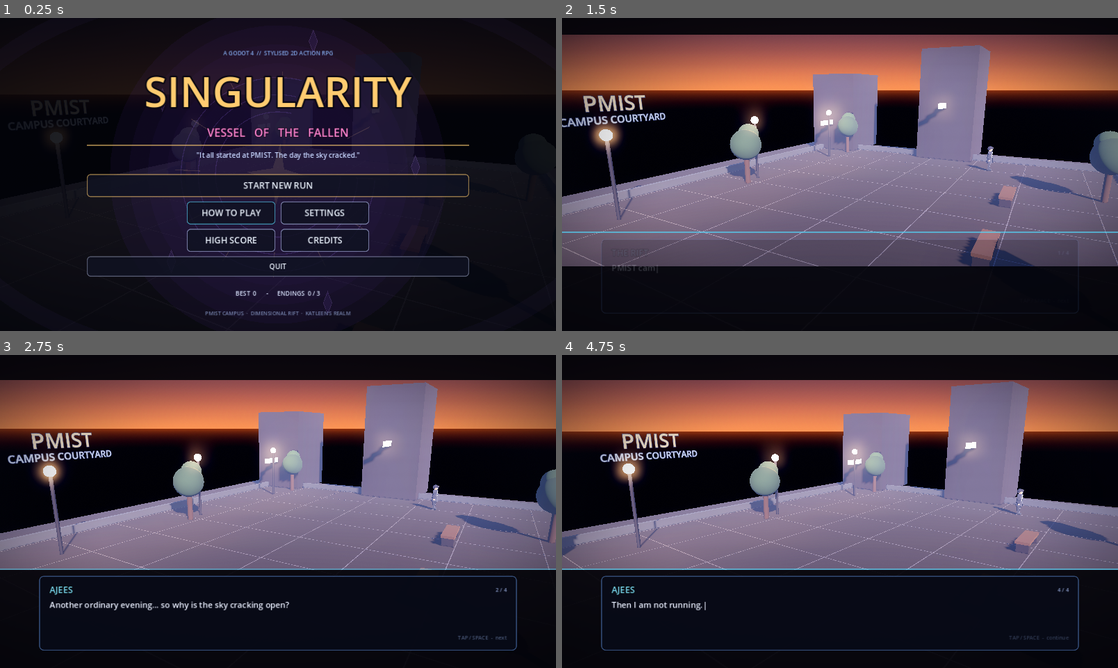
Above: before the commit, frames 1-4 (two rows, left to right).
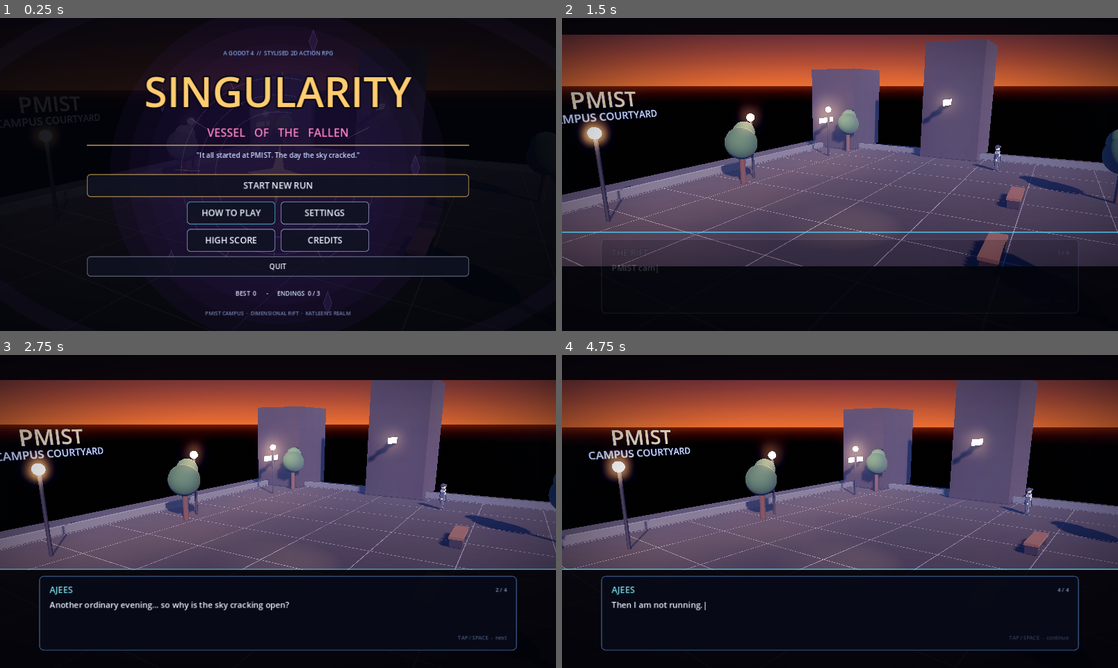
Above: after the commit, the same moments.

Repository: abdulkather82821-shadow/Singularity-Mobile-game
Game: Godot game, scene res://res/scenes/main.tscn
Same seed, same stepped clock (60 frames per second), same inputs: the game is played once before the commit and once after it. Sound files missing from this copy of the repository are replaced by a short silence.
Inputs (mouse positions are in pixels of both pictures, inside the frame that each line leads up to):
- Up to frame 1 (0.25 s): no input
- Up to frame 2 (1.5 s): click "START NEW RUN" at 0.5 s; click "BEGIN" at 1.25 s
- Up to frame 3 (2.75 s): tap Enter at 2 s; move the mouse to (400, 495) at 2.02 s; hold D (move_right) from 2.03 s (still down); hold J (attack) from 2.03 s (still down); click (400, 495) at 2.17 s; tap Space (jump) at 2.27 s
- Up to frame 4 (4.75 s): release D (move_right) at 2.75 s; release J (attack) at 2.75 s; drag from (728, 527) to (812, 574) at 2.77 s; move the mouse to (895, 442) at 3.52 s; hold D (move_right) 3.53-4.25 s; hold H (heal) 3.53-4.25 s; drag from (812, 574) to (673, 464) at 4.27 s

The runs differ from the first frame. In frame 1, 0.1% of the frame differs, in the area x 7-20%, y 27-40%; in frame 2, 52%, in the area x 0-100%, y 6-80%; in frame 3, 42%; in frame 4, 42%.

Commit message:
feat(look): hero light, stronger rim, shoulder/collar detail, tighter frame
Co-authored-by: arena-agent <297053741+arena-agent@users.noreply.github.com>

Diff:
--- a/res/scripts/entities/player.gd
+++ b/res/scripts/entities/player.gd
@@ -76,7 +76,7 @@
 		"hair": Color(0.09, 0.08, 0.13),
 		"coat": class_data.get("coat", Color(0.14, 0.16, 0.26)),
 		"trim": class_data.get("trim", Color(0.42, 0.62, 0.92)),
-		"shirt": Color(0.94, 0.96, 1.0),
+		"shirt": Color(0.78, 0.83, 0.96),
 		"pants": Color(0.12, 0.13, 0.2),
 		"eye": class_data.get("color", Color(0.42, 0.86, 1.0)),
 		"core": class_data.get("color", Color(0.42, 0.86, 1.0)),
--- a/res/scripts/game_config.gd
+++ b/res/scripts/game_config.gd
@@ -219,9 +219,9 @@
 const ARENA_HALF_Z: float = 13.0
 const GROUND_Y: float = 0.0
 
-const CAMERA_OFFSET: Vector3 = Vector3(0.0, 3.4, 9.2)
+const CAMERA_OFFSET: Vector3 = Vector3(0.0, 3.1, 8.4)
 const CAMERA_LOOK_HEIGHT: float = 1.5
-const CAMERA_FOV: float = 48.0
+const CAMERA_FOV: float = 46.0
 const CAMERA_FOLLOW: float = 5.2
 
 const PLAYER_SPEED_3D: float = 6.6
--- a/res/scripts/world/arena.gd
+++ b/res/scripts/world/arena.gd
@@ -185,10 +185,10 @@
 
 # ------------------------------------------------------------------ stage 1
 func _build_campus() -> void:
-	_ground_plane(Vector3(48.0, 0.0, 34.0), Color(0.105, 0.1, 0.115), 0.96)
+	_ground_plane(Vector3(48.0, 0.0, 34.0), Color(0.085, 0.082, 0.1), 0.96)
 	_grid_lines(Color(0.3, 0.32, 0.4), 4.0, 20.0, 13.0)
 	_bounds(20.0, 13.0, Color(0.22, 0.26, 0.34))
-	_apply_environment(Color(0.16, 0.2, 0.38), Color(0.95, 0.55, 0.38), Color(0.62, 0.66, 0.85), 0.012)
+	_apply_environment(Color(0.13, 0.17, 0.34), Color(0.82, 0.45, 0.3), Color(0.46, 0.5, 0.68), 0.011)
 	if is_instance_valid(sun):
 		sun.rotation_degrees = Vector3(-32.0, -38.0, 0.0)
 		sun.light_color = Color(1.0, 0.74, 0.52)
@@ -334,7 +334,7 @@
 	environment.background_energy_multiplier = 0.9
 	environment.ambient_light_source = Environment.AMBIENT_SOURCE_COLOR
 	environment.ambient_light_color = Color(0.3, 0.34, 0.5).lerp(fog_color, 0.3)
-	environment.ambient_light_energy = 0.34
+	environment.ambient_light_energy = 0.3
 	environment.tonemap_mode = Environment.TONE_MAPPER_ACES
 	environment.tonemap_exposure = 0.88
 	environment.tonemap_white = 6.0
--- a/res/scripts/world/camera_rig.gd
+++ b/res/scripts/world/camera_rig.gd
@@ -10,6 +10,7 @@
 var target: Node3D
 var look_height: float = GameConfig.CAMERA_LOOK_HEIGHT
 var follow_speed: float = 5.2
+var hero_light: SpotLight3D
 
 var _shake: float = 0.0
 var _orbit_time: float = 0.0
@@ -27,6 +28,18 @@
 	camera.far = 220.0
 	camera.position = offset
 	add_child(camera)
+	var hero := SpotLight3D.new()
+	hero.name = "HeroLight"
+	hero.light_color = Color(1.0, 0.93, 0.82)
+	hero.light_energy = 3.4
+	hero.spot_range = 17.0
+	hero.spot_angle = 34.0
+	hero.spot_angle_attenuation = 0.6
+	hero.shadow_enabled = false
+	hero.position = Vector3(0.4, 4.2, 1.6)
+	hero.rotation_degrees = Vector3(-72.0, 0.0, 0.0)
+	add_child(hero)
+	hero_light = hero
 	camera.look_at(global_position + Vector3(0.0, look_height, 0.0), Vector3.UP)
 	position = Vector3(0.0, 0.0, 0.0)
 
--- a/res/scripts/world/rig3d.gd
+++ b/res/scripts/world/rig3d.gd
@@ -42,7 +42,7 @@
 		"coat": Color(0.14, 0.16, 0.24),
 		"trim": Color(0.42, 0.62, 0.92),
 		"pants": Color(0.11, 0.12, 0.18),
-		"shirt": Color(0.92, 0.94, 1.0),
+		"shirt": Color(0.74, 0.8, 0.93),
 		"eye": Color(0.45, 0.85, 1.0),
 		"core": Color(0.42, 0.86, 1.0),
 		"cape": Color(0.12, 0.13, 0.22),
@@ -83,6 +83,10 @@
 	part(torso, BoxMesh.new(), _mat(palette["coat"]), Vector3(0.0, 0.26, 0.0), Vector3.ZERO, Vector3(0.46, 0.54, 0.27))
 	part(torso, BoxMesh.new(), _mat(palette["shirt"]), Vector3(0.0, 0.28, 0.145), Vector3.ZERO, Vector3(0.2, 0.42, 0.03))
 	part(torso, BoxMesh.new(), _mat(palette["trim"]), Vector3(0.0, 0.44, 0.15), Vector3.ZERO, Vector3(0.34, 0.05, 0.03))
+	part(torso, BoxMesh.new(), _mat(palette["trim"]), Vector3(-0.26, 0.4, 0.0), Vector3(0.0, 0.0, -0.22), Vector3(0.16, 0.14, 0.26))
+	part(torso, BoxMesh.new(), _mat(palette["trim"]), Vector3(0.26, 0.4, 0.0), Vector3(0.0, 0.0, 0.22), Vector3(0.16, 0.14, 0.26))
+	part(torso, BoxMesh.new(), _mat(palette["coat"].darkened(0.25)), Vector3(0.0, 0.52, 0.0), Vector3.ZERO, Vector3(0.3, 0.12, 0.22))
+	part(torso, BoxMesh.new(), _mat(palette["coat"].darkened(0.35)), Vector3(0.0, -0.02, 0.0), Vector3.ZERO, Vector3(0.44, 0.06, 0.26))
 	core = part(torso, SphereMesh.new(), _mat(palette["core"], 2.6), Vector3(0.0, 0.24, 0.16), Vector3.ZERO, Vector3(0.09, 0.09, 0.06))
 	var skirt_mesh := CylinderMesh.new()
 	part(torso, skirt_mesh, _mat(palette["coat"]), Vector3(0.0, -0.16, 0.0), Vector3.ZERO, Vector3(0.46, 0.42, 0.34))
@@ -192,7 +196,7 @@
 	outline.albedo_color = OUTLINE_COLOR
 	outline.cull_mode = BaseMaterial3D.CULL_FRONT
 	outline.grow = true
-	outline.grow_amount = 0.026
+	outline.grow_amount = 0.032
 	return outline
 
 
@@ -203,8 +207,8 @@
 	material.metallic = 0.0
 	material.specular_mode = BaseMaterial3D.SPECULAR_DISABLED
 	material.rim_enabled = true
-	material.rim = 0.5
-	material.rim_tint = 0.35
+	material.rim = 0.68
+	material.rim_tint = 0.4
 	if emission > 0.0:
 		material.emission_enabled = true
 		material.emission = color
